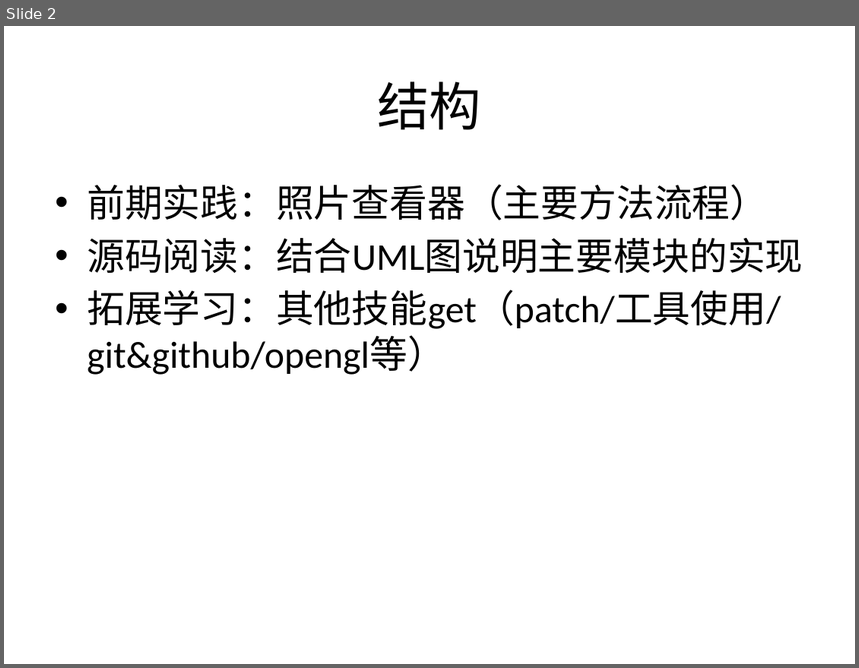
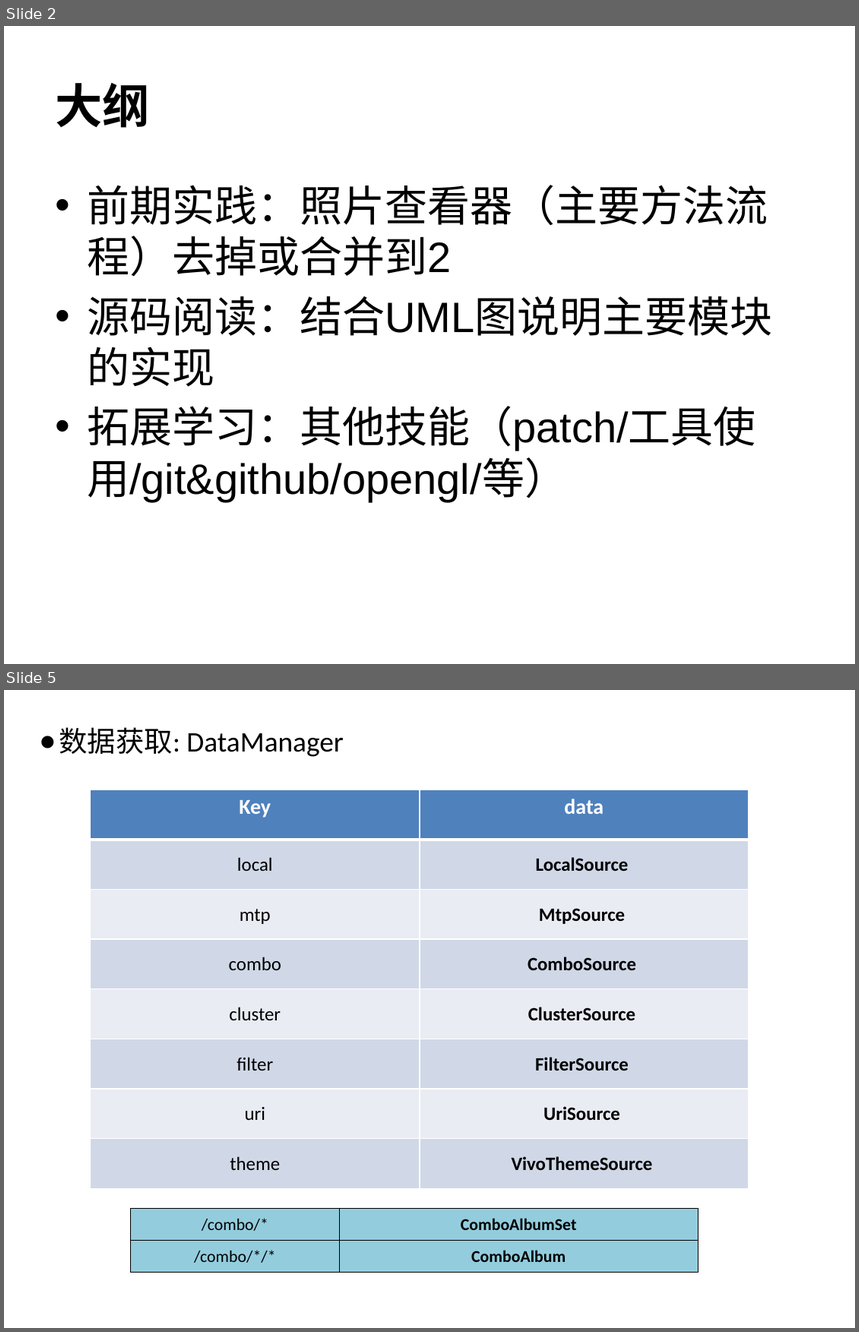
Before and after one commit to littlePunk/-, a slide deck: 11月25号答辩准备.pptx. Shown one above the other, each under a label of ours: slide 2 before the commit, slides 2 and 5 after it; the slides between them are not shown. The pictures are 859x668 and 859x1332 pixels, drawn with LibreOffice and Linux fonts; fonts in the diff are those of the drawing. Boxes give left, top, right and bottom in pixels: in the first picture for what was removed or moved away, otherwise in the second. Text is boxed around its words. In the diff, an @@ line names an element or a change of style, - is before the commit and + after.

```diff
--- a/11月25号答辩准备.pptx
+++ b/11月25号答辩准备.pptx
@@ slide 5 added at (4,690,855,1328), background #FFFFFF @@
@@ title added at (59,727,343,757), 24 pt, text #000000 @@
+● 数据获取: DataManager
@@ table added at (91,790,750,1189), 8 rows, 2 columns @@
+Key | data
+local | LocalSource
+mtp | MtpSource
+combo | ComboSource
+cluster | ClusterSource
+filter | FilterSource
+uri | UriSource
+theme | VivoThemeSource
@@ table added at (130,1208,698,1272), 2 rows, 2 columns @@
+/combo/* | ComboAlbumSet
+/combo/*/* | ComboAlbum
@@ slide 2 changed as well @@
@@ title at (55,83,149,128): text changed; size 44 to 40 pt; font Calibri to Noto Sans CJK SC; bold on @@
-结构
+大纲
@@ text at (87,185,768,276): text changed; size 32 to 36 pt; font Calibri to Arial @@
-• 前期实践：照片查看器（主要方法流程）
+• 前期实践：照片查看器（主要方法流程）去掉或合并到2
@@ text at (87,297,772,336): size 32 to 36 pt, font Calibri to Arial in "源码阅读：结合UML图说明主要模块的实现" @@
@@ text at (87,406,756,503): text changed; size 32 to 36 pt; font Calibri to Arial @@
-• 拓展学习：其他技能get（patch/工具使用/git&github/opengl等）
+• 拓展学习：其他技能（patch/工具使用/git&github/opengl/等）
```
Also in this commit, not shown: 1 other slide changed, 8 other slides added, 17 other files.
